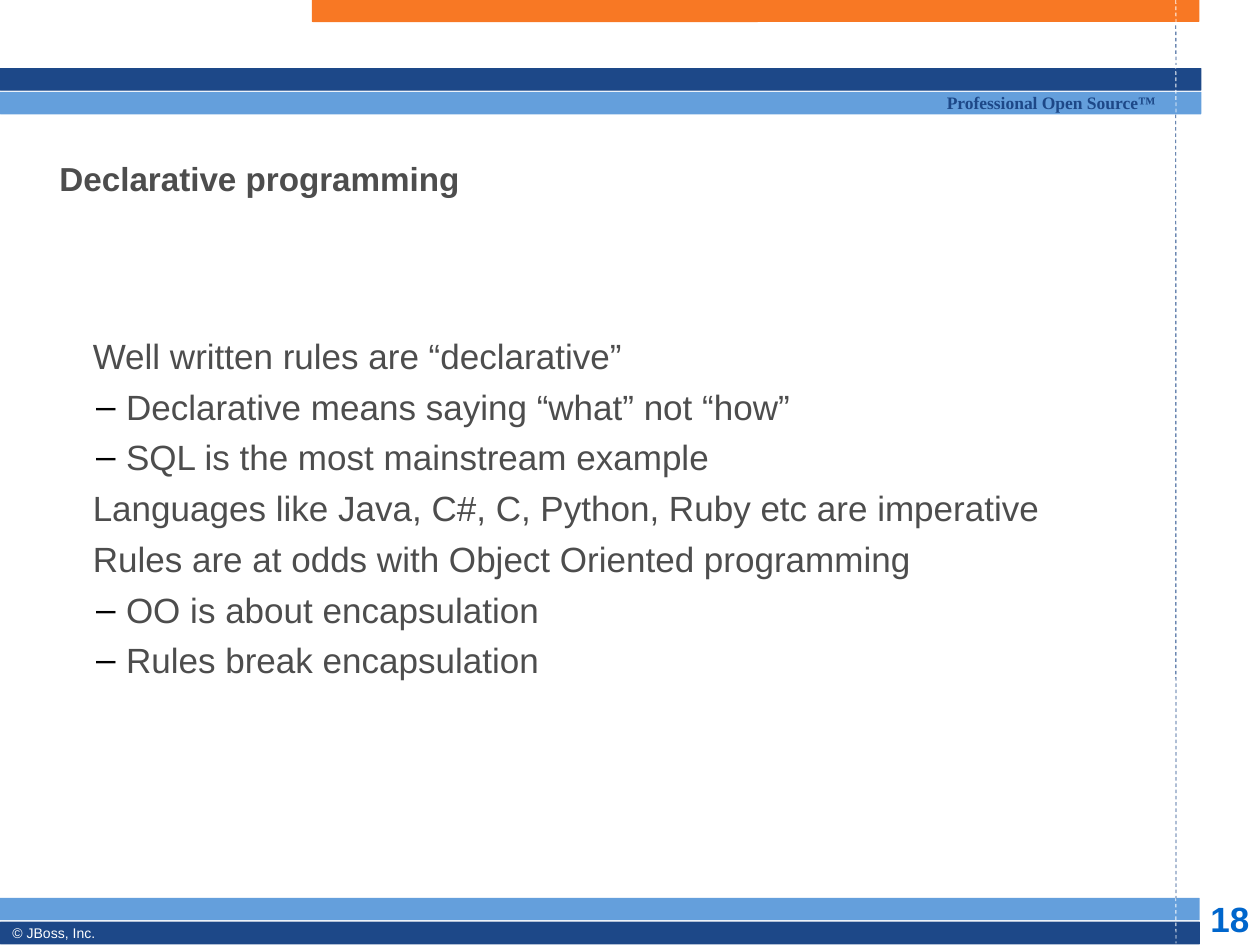
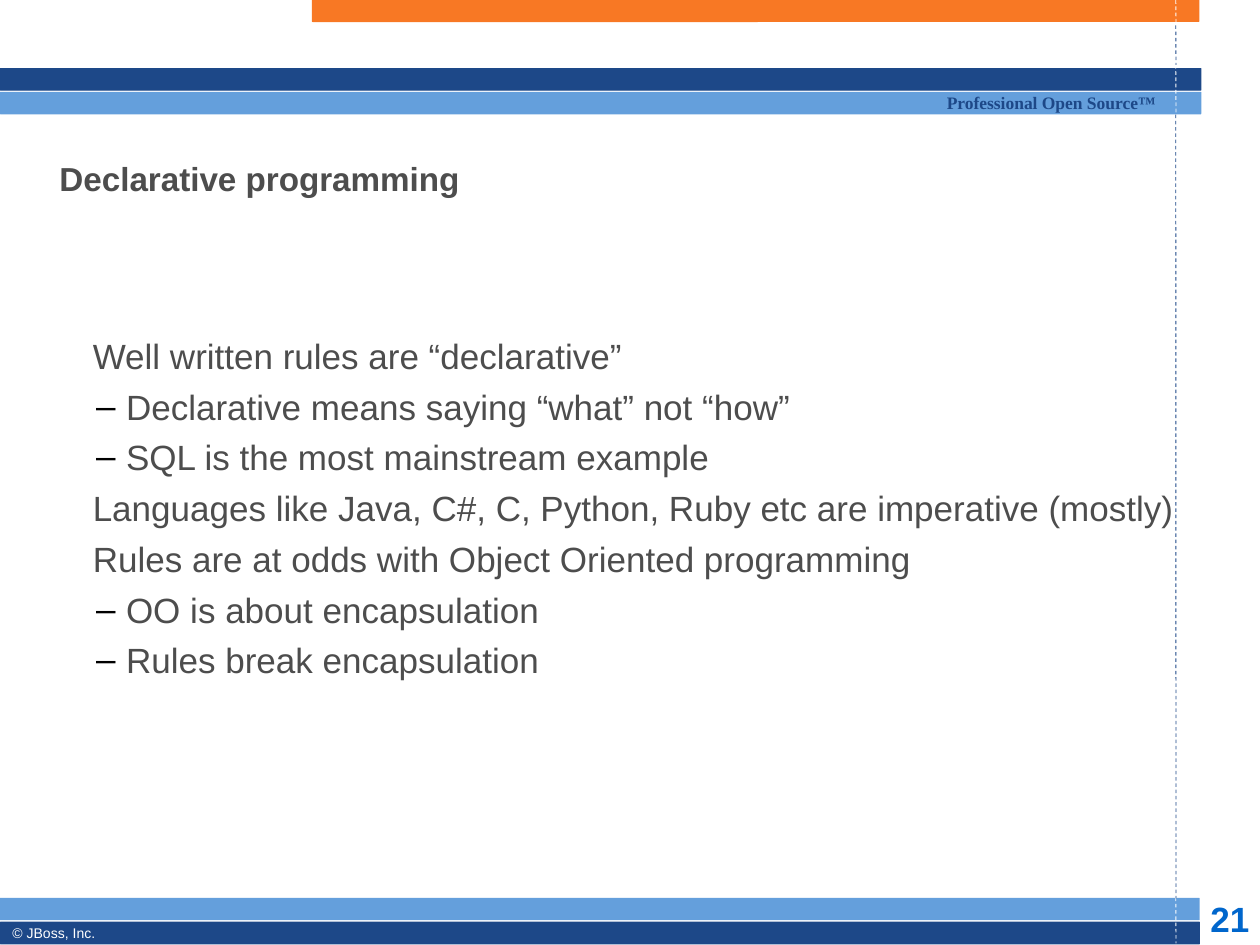
Before and after one commit to bobmcwhirter/drools, a slide deck: slide 21 of documentation/training/developers-course/Module 1 - Introduction.odp (slide 18 before the commit). Drawn at 1260x945 pixels with LibreOffice and Linux fonts; fonts in the diff are those of the drawing; background and template pictures are left out. Boxes give left, top, right and bottom in pixels: in the first picture for what was removed or moved away, otherwise in the second. Text is boxed around its words. In the diff, an @@ line names an element or a change of style, - is before the commit and + after.

```diff
--- a/documentation/training/developers-course/Module 1 - Introduction.odp
+++ b/documentation/training/developers-course/Module 1 - Introduction.odp
@@ subtitle at [93, 495, 1174, 528]: text changed @@
-  Languages like Java, C#, C, Python, Ruby etc are imperative
+  Languages like Java, C#, C, Python, Ruby etc are imperative (mostly)
@@ page number at [1210, 907, 1249, 932]: text changed @@
-18
+21
```
Also in this commit, not shown: 5 slides added, 1 slide removed, 1 other file.
